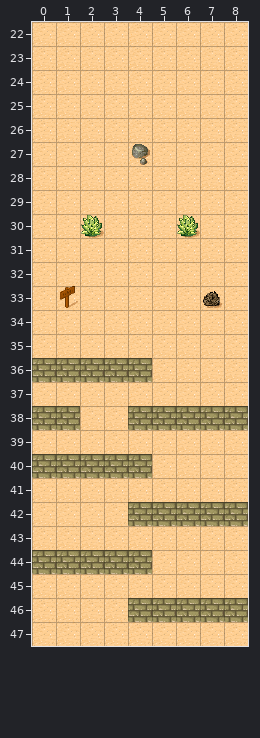
Two states of a Tiled map, android/assets/maps/map.tmx. The picture above is the old version.
Cells are 32x32 px. Shown: x 0..8, y 22..47.
The same view after the edit:
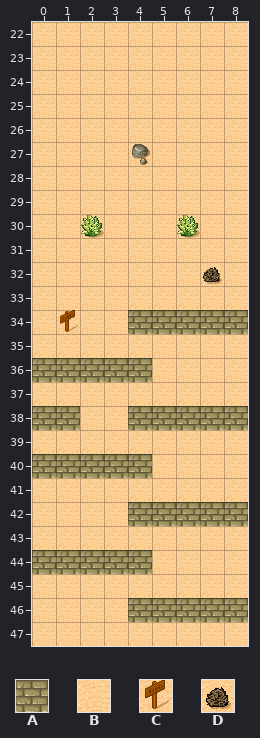
Key: from "Desert": A 9, B 29, C 45, D 46.
_ is an empty cell, . an unchanged one.
The edit:
--- layer "background"
@@ x 1..8 @@
-32 ......B.
-33 C.....D.
-34 B..BBBBB
+32 ......D.
+33 B.....B.
+34 C..AAAAA
Where, in picture pixels (left, top, right, bottom), the same in both pictures:
changed: (128, 267, 248, 334)
changed: (60, 286, 78, 332)
